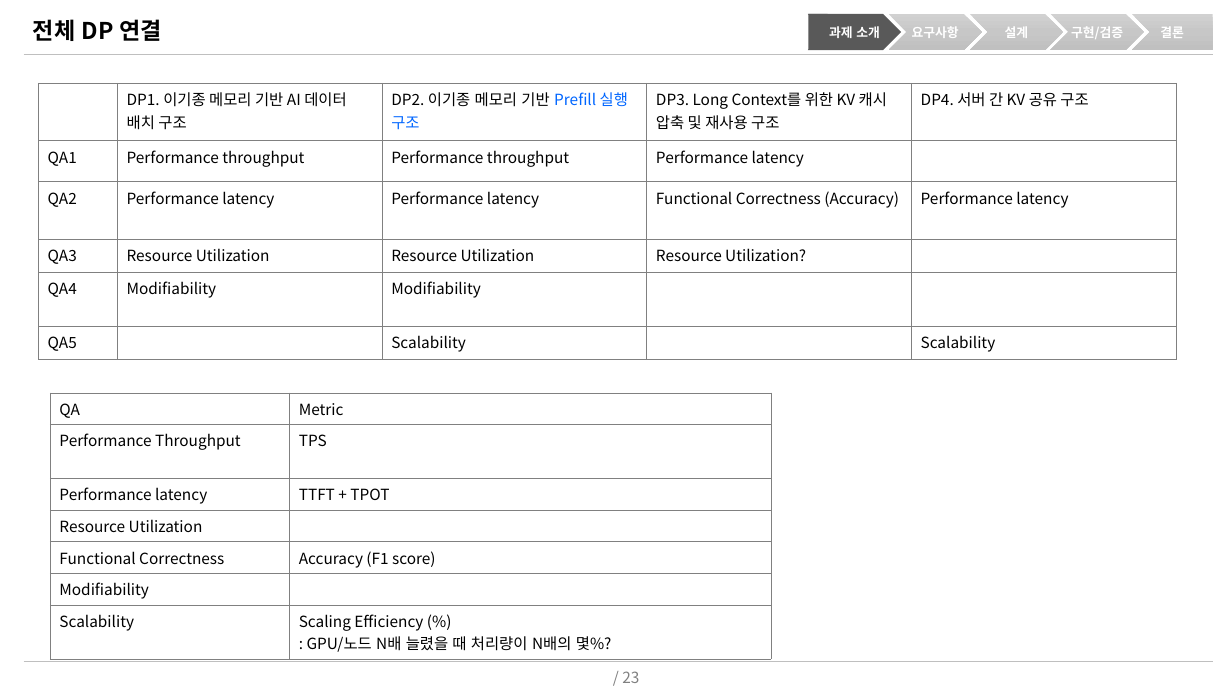
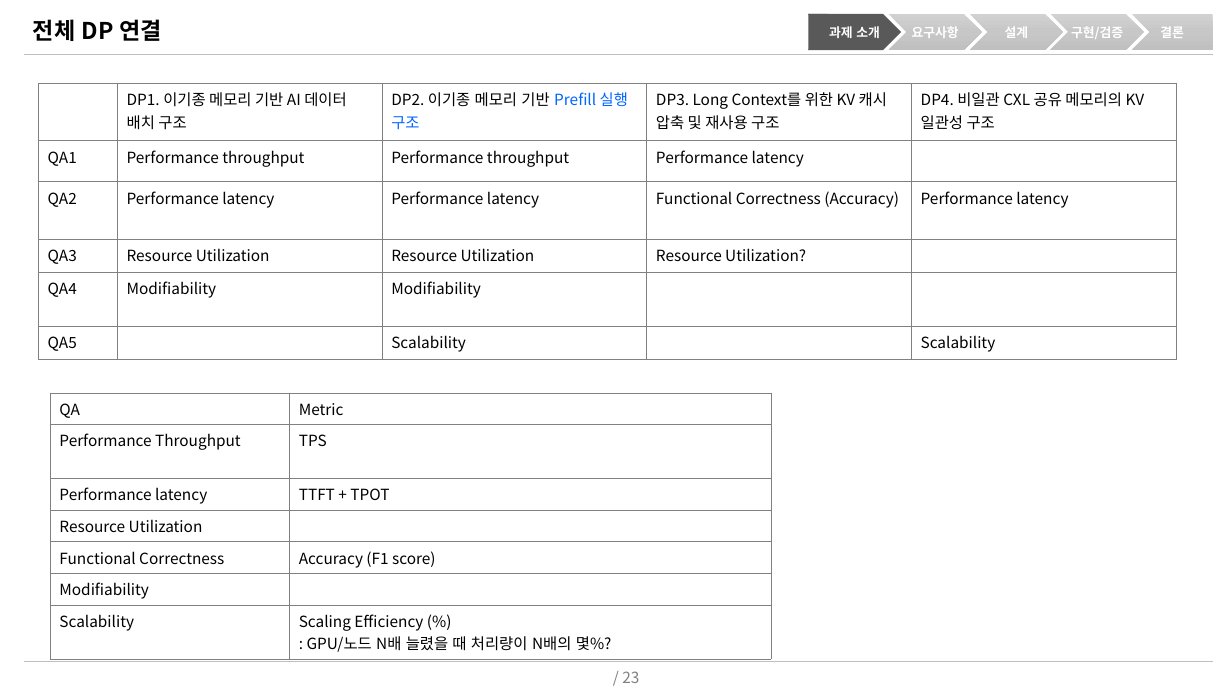
Before and after one commit to mkim0628/vllm, a slide deck: slide 1 of doc-mk/DP4/DP-overview-slide-draft.pptx. Drawn at 1232x693 pixels with LibreOffice and Linux fonts; fonts in the diff are those of the drawing. Boxes give left, top, right and bottom in pixels: in the first picture for what was removed or moved away, otherwise in the second. Text is boxed around its words. In the diff, an @@ line names an element or a change of style, - is before the commit and + after.

```diff
--- a/doc-mk/DP4/DP-overview-slide-draft.pptx
+++ b/doc-mk/DP4/DP-overview-slide-draft.pptx
@@ table at box(39, 83, 1175, 356) @@
-row 1, column 5: DP4. 서버 간 KV 공유 구조
+row 1, column 5: DP4. 비일관 CXL 공유 메모리의 KV 일관성 구조
```
Also in this commit, not shown: 1 other file.
